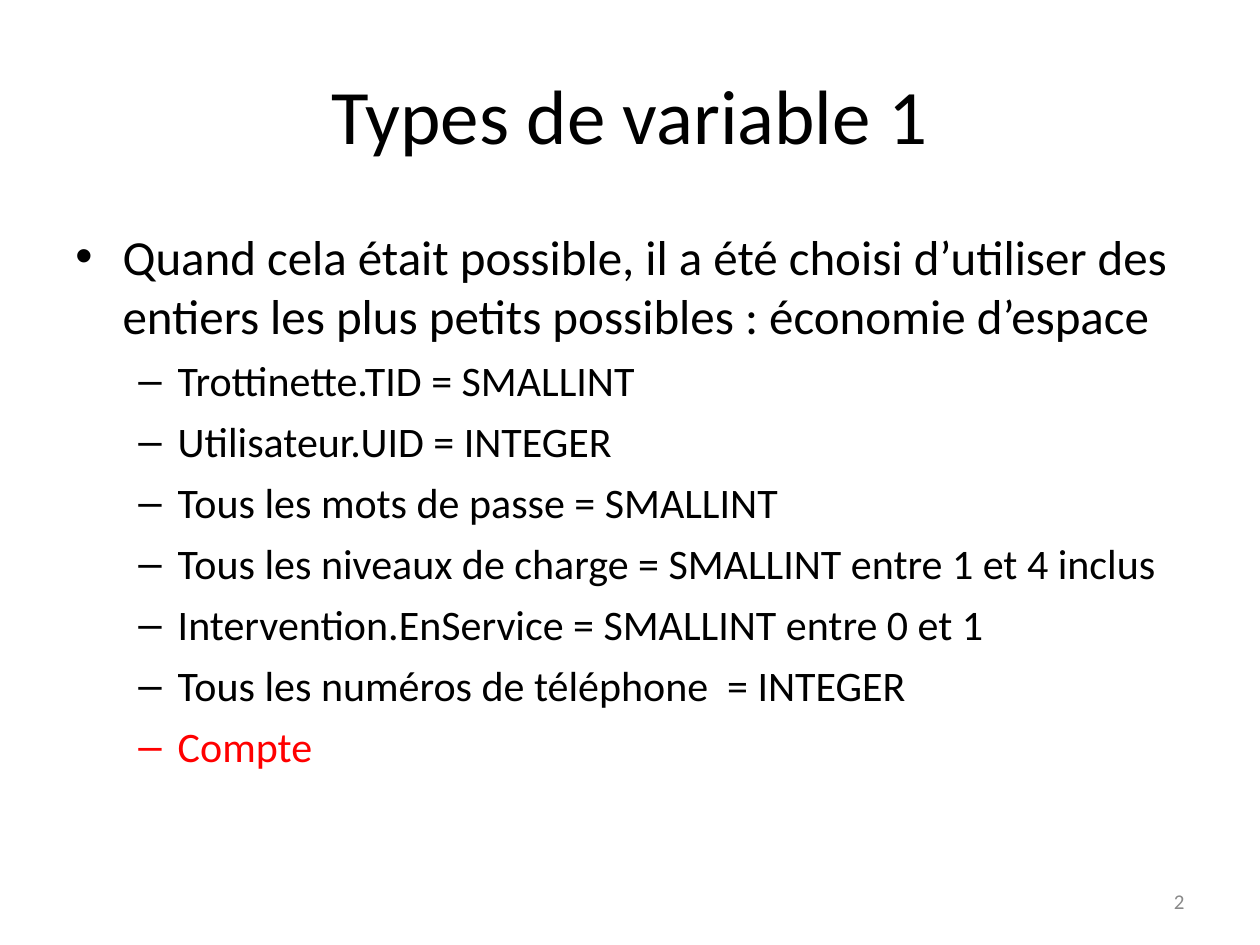
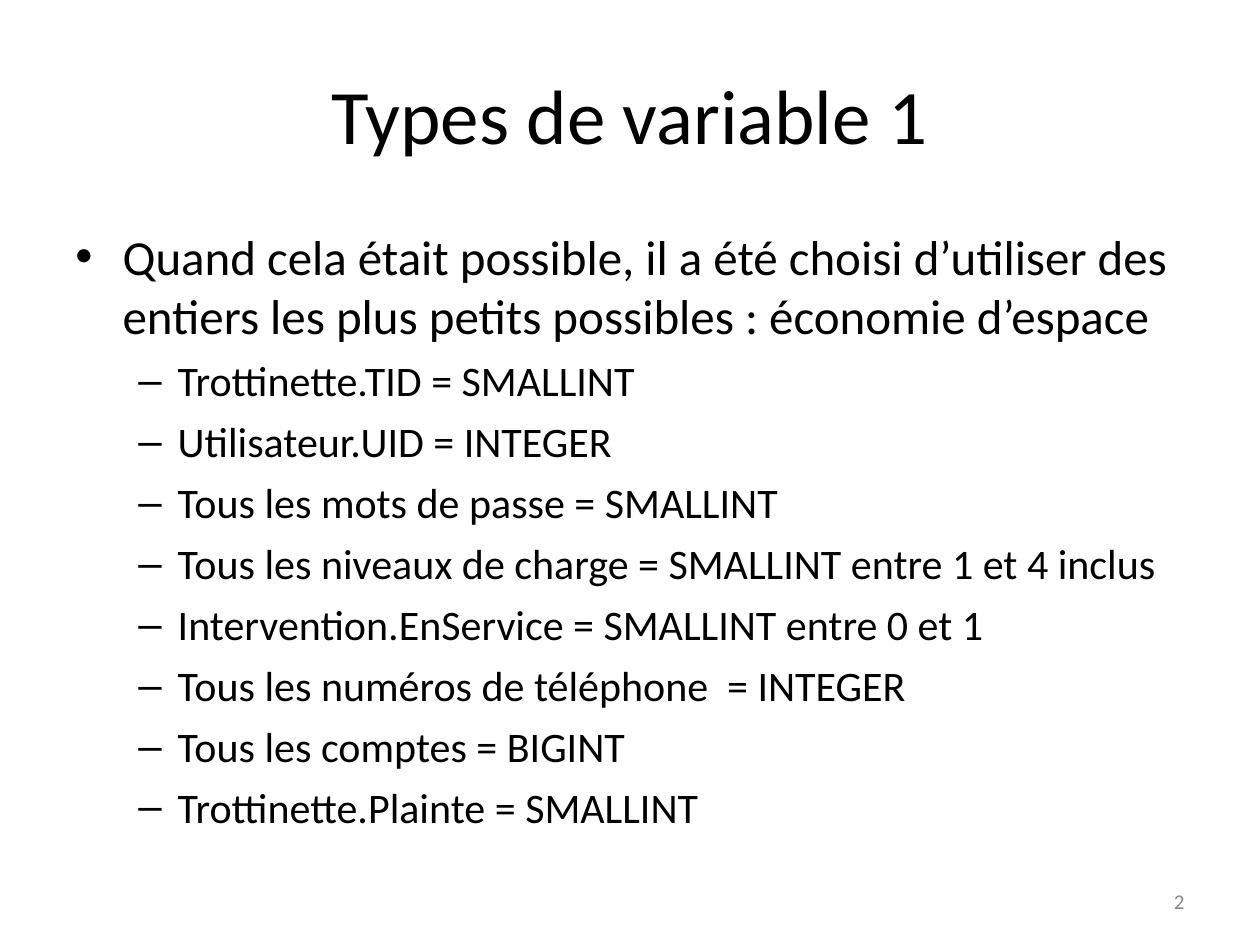
Before and after one commit to Nineo81/projet-info-h303, a slide deck: slide 2 of slides.ppt. Drawn at 1260x945 pixels with LibreOffice and Linux fonts; fonts in the diff are those of the drawing; background and template pictures are left out. Boxes give left, top, right and bottom in pixels: in the first picture for what was removed or moved away, otherwise in the second. Text is boxed around its words. In the diff, an @@ line names an element or a change of style, - is before the commit and + after.

```diff
--- a/slides.ppt
+++ b/slides.ppt
@@ text at [178,732,698,824]: text changed; text colour #FF0000 to #000000 @@
-  – Compte
+  – Tous les comptes = BIGINT
+  – Trottinette.Plainte = SMALLINT
```
Also in this commit, not shown: 2 other slides changed, 12 other files.
